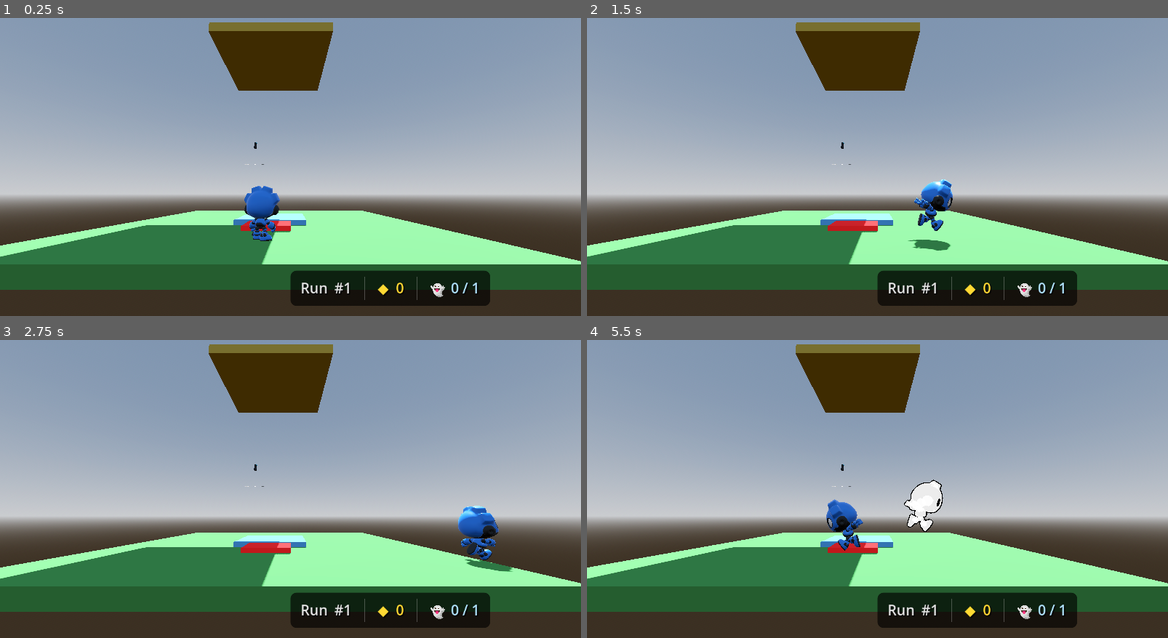
Above: before the commit, frames 1-4 (two rows, left to right).
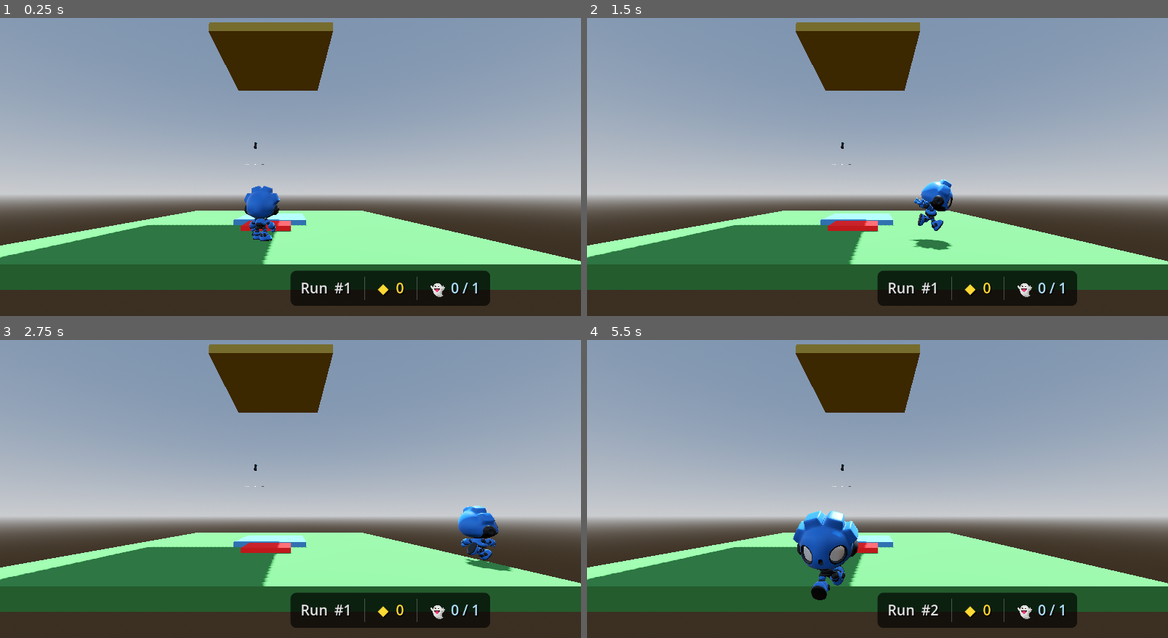
Above: after the commit, the same moments.

Repository: ZacharyEllison/rewind
Game: Godot game, scene res://scenes/main.tscn
The game is run twice, just before and just after one commit, with the same random seed, the same clock (stepped at 60 frames per second) and the same inputs.
Inputs (mouse positions are in pixels of both pictures, inside the frame that each line leads up to):
- Up to frame 1 (0.25 s): no input
- Up to frame 2 (1.5 s): tap Enter (ui_accept) at 0.5, 0.77, 1.07 s; move the mouse to (1005, 137) at 0.52 s; hold Right (ui_right) 0.53-1.25 s; tap 1 at 0.6 s; click (1005, 137) at 0.67 s; drag from (761, 169) to (848, 217) at 1.27 s
- Up to frame 3 (2.75 s): move the mouse to (348, 402) at 2.02 s; hold Right (ui_right) from 2.03 s (still down); tap 3 at 2.1 s
- Up to frame 4 (5.5 s): release Right (ui_right) at 2.75 s; drag from (848, 539) to (703, 426) at 2.77 s; move the mouse to (1051, 524) at 3.52 s; hold Left (ui_left) 3.53-4.25 s; tap 5 at 3.6 s; tap Enter (ui_accept) at 3.77, 4.07, 4.25 s; drag from (703, 426) to (790, 393) at 4.27 s; move the mouse to (906, 474) at 5.02 s; hold Down (ui_down) from 5.03 s (still down); tap 7 at 5.1 s; click (906, 474) at 5.17 s

The runs differ from the first frame. In frame 1, 0.2% of the frame differs, in the area x 0-53%, y 41-83%; in frame 2, 0.2%; in frame 3, 0.2%; in frame 4, 3.1%, in the area x 0-62%, y 41-93%.

Commit message:
Enhance GameManager and GhostRobot: add ghost playback signals, improve recording management, and streamline ghost interaction handling

Diff:
--- a/assets/scripts/_systems/GameManager.gd
+++ b/assets/scripts/_systems/GameManager.gd
@@ -12,6 +12,7 @@
 signal recording_stopped
 signal rewinding_started(position_count: int)
 signal rewind_completed
+signal ghost_playback_requested
 signal attempt_completed
 signal sand_crystal_collected(count: int)
 signal ghost_slots_changed(slots_used: int, slots_max: int)
@@ -54,19 +55,23 @@
 
 func _initialize_game() -> void:
 	current_attempt_count = 0
+	current_attempt_duration = 0.0
+	is_recording = false
+	is_rewinding = false
+	is_game_paused = false
 	sand_crystal_count = 0
 	max_ghost_slots = 1
 	past_runs.clear()
+	recorded_positions.clear()
+	recorded_animations.clear()
 	max_rewind_seconds = MAX_ATTEMPT_TIME * max_ghost_slots
 
 ## Recording functions
 func start_recording() -> void:
 	is_recording = true
+	is_rewinding = false
 	current_attempt_count += 1
-	current_attempt_duration = 0.0
-	_record_accumulator = 0.0
-	recorded_positions.clear()
-	recorded_animations.clear()
+	_clear_current_recording()
 
 	emit_signal("recording_started", current_attempt_count, MAX_ATTEMPT_TIME)
 	print("Recording started - Attempt #%d, Max time: %0.fs" % [
@@ -107,47 +112,37 @@
 	emit_signal("recording_stopped")
 
 func trigger_rewind() -> void:
-	# Guard: block if already rewinding (prevents double-trigger) or nothing to play back.
-	if is_rewinding or recorded_positions.is_empty():
-		print("ERROR: Cannot rewind - already rewinding or no positions recorded")
+	if recorded_positions.is_empty():
+		print("ERROR: Cannot rewind - no positions recorded")
 		return
 
-	is_recording = false
-	is_rewinding = true
-
-	# Save the current run into past_runs before starting playback.
-	var run := {
-		"positions": recorded_positions.duplicate(),
-		"animations": recorded_animations.duplicate()
-	}
-	past_runs.push_back(run)
-	# Trim to max_ghost_slots, dropping the oldest run first.
-	while past_runs.size() > max_ghost_slots:
-		past_runs.pop_front()
-
-	emit_signal("rewinding_started", recorded_positions.size())
-	print("Rewind triggered - Playback %d positions, %d ghost(s) active" % [
-		recorded_positions.size(), past_runs.size()
-	])
+	stop_recording()
+	_store_current_run()
+	_begin_next_attempt_with_ghosts()
+	print("Rewind triggered - Playback %d retained run(s), next live attempt started" % past_runs.size())
 
 func start_new_attempt() -> void:
-	is_rewinding = false
-	is_recording = false
-	current_attempt_duration = 0.0
-	_record_accumulator = 0.0
-	recorded_positions.clear()
-	recorded_animations.clear()
+	is_recording = false
+	is_rewinding = false
+	is_game_paused = false
+	_clear_current_recording()
 	past_runs.clear()
-	emit_signal("ghost_slots_changed", 0, max_ghost_slots)
 	_reset_robot_position()
 	emit_signal("new_attempt_started")
+	emit_signal("ghost_slots_changed", 0, max_ghost_slots)
+	emit_signal("ghost_playback_requested")
 	print("New attempt started")
 
 func retry_current_attempt() -> void:
 	is_recording = false
 	is_rewinding = false
 	is_game_paused = false
+	_clear_current_recording()
 	_reset_robot_position()
+	emit_signal("new_attempt_started")
+	emit_signal("ghost_slots_changed", past_runs.size(), max_ghost_slots)
+	emit_signal("ghost_playback_requested")
+	start_recording()
 	print("Current attempt retried")
 
 func _reset_robot_position() -> void:
@@ -178,8 +173,7 @@
 func is_rewinding_active() -> bool:
 	return is_rewinding
 
-## Called by main.gd (via ghost tracking) when all ghost playbacks finish.
-## Clears the rewinding flag and fires rewind_completed so listeners can react.
+## Compatibility shim for older UI/scripts that still listen for rewind_completed.
 func complete_rewind() -> void:
 	is_rewinding = false
 	emit_signal("rewind_completed")
@@ -242,3 +236,31 @@
 		if found:
 			return found
 	return null
+
+
+func _clear_current_recording() -> void:
+	current_attempt_duration = 0.0
+	_record_accumulator = 0.0
+	recorded_positions.clear()
+	recorded_animations.clear()
+
+
+func _store_current_run() -> void:
+	var run := {
+		"positions": recorded_positions.duplicate(),
+		"animations": recorded_animations.duplicate()
+	}
+	past_runs.push_back(run)
+	while past_runs.size() > max_ghost_slots:
+		past_runs.pop_front()
+
+
+func _begin_next_attempt_with_ghosts() -> void:
+	is_rewinding = false
+	is_game_paused = false
+	_clear_current_recording()
+	_reset_robot_position()
+	emit_signal("new_attempt_started")
+	emit_signal("ghost_slots_changed", past_runs.size(), max_ghost_slots)
+	emit_signal("ghost_playback_requested")
+	start_recording()
--- a/assets/scripts/_systems/GhostRobot.gd
+++ b/assets/scripts/_systems/GhostRobot.gd
@@ -21,6 +21,7 @@
 var _current_anim: String = ""
 var _last_position: Vector3 = Vector3.ZERO
 var _visual_root: Node3D
+var _interaction_area: Area3D
 
 
 func _ready() -> void:
@@ -29,6 +30,7 @@
 	_visual_root = get_node_or_null("robot_gobot") as Node3D
 	GhostAppearance.apply(self)
 	_setup_interaction_area()
+	_set_interaction_enabled(false)
 
 
 func start_playback(positions: Array[Vector3], animations: Array[String] = []) -> void:
@@ -41,6 +43,7 @@
 	_active = true
 	_current_anim = ""
 	visible = true
+	_set_interaction_enabled(true)
 	global_position = _positions[0]
 	_last_position = _positions[0]
 	if not _animations.is_empty():
@@ -50,8 +53,11 @@
 func stop_playback() -> void:
 	_active = false
 	visible = false
+	_elapsed = 0.0
+	_current_anim = ""
 	_positions.clear()
 	_animations.clear()
+	_set_interaction_enabled(false)
 
 
 func _physics_process(delta: float) -> void:
@@ -64,8 +70,7 @@
 	var target_index := int(_elapsed / SAMPLE_INTERVAL)
 
 	if target_index >= _positions.size():
-		stop_playback()
-		emit_signal("playback_finished")
+		_freeze_at_last_sample()
 		return
 
 	# Interpolate smoothly between the current and next sample
@@ -87,6 +92,18 @@
 	# Play the recorded animation for this frame index
 	if not _animations.is_empty() and target_index < _animations.size():
 		_play_anim(_animations[target_index])
+
+
+func _freeze_at_last_sample() -> void:
+	if _positions.is_empty():
+		stop_playback()
+		return
+	_active = false
+	_elapsed = float(_positions.size() - 1) * SAMPLE_INTERVAL
+	global_position = _positions[_positions.size() - 1]
+	_last_position = global_position
+	if not _animations.is_empty():
+		_play_anim(_animations[min(_positions.size() - 1, _animations.size() - 1)])
 
 
 func _play_anim(anim_name: String) -> void:
@@ -131,7 +148,14 @@
 ## Creates an Area3D child that moves with the ghost and can trigger pressure buttons.
 ## The area is in the "ghost_body" group so PressureButton can identify it.
 func _setup_interaction_area() -> void:
+	_interaction_area = get_node_or_null("GhostInteractionArea") as Area3D
+	if _interaction_area:
+		if not _interaction_area.is_in_group("ghost_body"):
+			_interaction_area.add_to_group("ghost_body")
+		return
+
 	var area := Area3D.new()
+	area.name = "GhostInteractionArea"
 	area.add_to_group("ghost_body")
 	var shape := CapsuleShape3D.new()
 	shape.radius = 0.25
@@ -141,3 +165,11 @@
 	col.position = Vector3(0, 0.45, 0)
 	area.add_child(col)
 	add_child(area)
+	_interaction_area = area
+
+
+func _set_interaction_enabled(enabled: bool) -> void:
+	if not _interaction_area:
+		return
+	_interaction_area.monitoring = enabled
+	_interaction_area.monitorable = enabled
--- a/assets/scripts/_systems/Hourglass.gd
+++ b/assets/scripts/_systems/Hourglass.gd
@@ -21,9 +21,8 @@
 	if not _game_manager:
 		return
 	if _game_manager.is_recording_active():
-		_game_manager.stop_recording()
 		_game_manager.trigger_rewind()
-	elif not _game_manager.is_rewinding_active():
+	else:
 		_game_manager.start_new_attempt()
 		_game_manager.start_recording()
 
--- a/assets/scripts/_systems/RobotCharacterController.gd
+++ b/assets/scripts/_systems/RobotCharacterController.gd
@@ -51,9 +51,6 @@
 		_resolve_xr_input()
 	_check_fall()
 	_check_rewind_trigger()
-	if game_manager and game_manager.is_rewinding_active():
-		move_and_slide()
-		return
 	if not is_on_floor():
 		velocity += _gravity * delta
 	_apply_horizontal_movement(delta)
@@ -73,10 +70,7 @@
 
 	if pressed and not _rewind_was_pressed:
 		if game_manager:
-			if game_manager.is_rewinding_active():
-				game_manager.complete_rewind()
-			elif game_manager.is_recording_active():
-				game_manager.stop_recording()
+			if game_manager.is_recording_active():
 				game_manager.trigger_rewind()
 			else:
 				game_manager.start_new_attempt()
@@ -96,10 +90,9 @@
 	global_position = spawn_position
 	if not game_manager:
 		return
-	if game_manager.is_recording_active():
-		game_manager.stop_recording()
-		game_manager.trigger_rewind()
-	elif not game_manager.is_rewinding_active():
+	if game_manager.has_method("retry_current_attempt"):
+		game_manager.retry_current_attempt()
+	elif not game_manager.is_recording_active():
 		game_manager.start_recording()
 
 
--- a/scenes/main.gd
+++ b/scenes/main.gd
@@ -8,9 +8,9 @@
 ## Pool of ghost nodes, one per available ghost slot. Index 0 is always $GhostRobot.
 var _ghost_pool: Array[Node] = []
 
-## Tracks how many ghosts are currently playing back; when this reaches 0,
-## rewind is considered complete.
-var _ghosts_playing: int = 0
+## Clean duplicate source captured before any playback starts, so new slots do
+## not inherit live playback state from an active ghost.
+var _ghost_template: Node = null
 
 ## Currently loaded level scene instance.
 var _current_level_scene: Node = null
@@ -18,89 +18,61 @@
 func _ready() -> void:
 	var game_manager := $GameManager
 	var robot := $RobotCharacter
+	var base_ghost := $GhostRobot
 
 	game_manager.set_robot(robot)
+	_ghost_pool = [base_ghost]
+	_ghost_template = base_ghost.duplicate()
 
 	# Load the starting level.
 	_load_level(game_manager.current_level)
 	game_manager.level_changed.connect(_on_level_changed)
 
-	# Build the initial ghost pool (1 slot: the existing $GhostRobot).
-	_rebuild_ghost_pool()
-
-	# When a new crystal is collected, expand the pool by one ghost.
-	game_manager.sand_crystal_collected.connect(func(_count):
-		_rebuild_ghost_pool()
-	)
-
-	# When a rewind is triggered, start playback on every ghost that has a run.
-	game_manager.rewinding_started.connect(func(_position_count):
-		_ghosts_playing = 0
-		for i in range(game_manager.past_runs.size()):
-			if i >= _ghost_pool.size():
-				break
-			var run = game_manager.past_runs[i]
-			_ghost_pool[i].start_playback(run["positions"], run["animations"])
-			_ghosts_playing += 1
-	)
-
-	# When all ghosts finish, mark rewind complete in GameManager.
-	# complete_rewind() clears is_rewinding and emits rewind_completed internally.
-	# Individual ghost connections are set up inside _rebuild_ghost_pool().
-
-	# Stop all ghosts when rewind is cancelled or a new attempt starts.
-	game_manager.rewind_completed.connect(func():
-		for ghost in _ghost_pool:
-			ghost.stop_playback()
-	)
+	_ensure_ghost_pool_size(game_manager.max_ghost_slots)
+	game_manager.ghost_slots_changed.connect(_on_ghost_slots_changed)
+	game_manager.ghost_playback_requested.connect(_on_ghost_playback_requested)
 
 	_setup_xr_or_fallback()
 
 
-## Rebuilds the ghost pool to match game_manager.max_ghost_slots.
-## Slot 0 is always the original $GhostRobot node; additional slots are
-## duplicates appended as children of this scene root.
-func _rebuild_ghost_pool() -> void:
-	var game_manager := $GameManager
-	var base_ghost := $GhostRobot
-
-	# Stop and disconnect any ghosts beyond the base node before clearing.
-	for i in range(1, _ghost_pool.size()):
-		var old_ghost: Node = _ghost_pool[i]
-		if old_ghost.has_signal("playback_finished"):
-			# Disconnect all connections from this ghost's playback_finished to _on_ghost_playback_finished.
-			if old_ghost.playback_finished.is_connected(_on_ghost_playback_finished):
-				old_ghost.playback_finished.disconnect(_on_ghost_playback_finished)
+## Grows or shrinks the reusable ghost pool to match the currently unlocked
+## slot count without restarting any ghosts already in motion.
+func _ensure_ghost_pool_size(desired_size: int) -> void:
+	var target_size := maxi(desired_size, 1)
+	var previous_size := _ghost_pool.size()
+	while _ghost_pool.size() < target_size:
+		var new_ghost: Node = _ghost_template.duplicate()
+		add_child(new_ghost)
+		_ghost_pool.append(new_ghost)
+	while _ghost_pool.size() > target_size and _ghost_pool.size() > 1:
+		var old_ghost := _ghost_pool.pop_back()
 		old_ghost.stop_playback()
 		old_ghost.queue_free()
-
-	_ghost_pool.clear()
-
-	# Disconnect base ghost's signal before re-connecting to avoid duplicates.
-	if base_ghost.playback_finished.is_connected(_on_ghost_playback_finished):
-		base_ghost.playback_finished.disconnect(_on_ghost_playback_finished)
-
-	# Slot 0: the original scene ghost.
-	base_ghost.playback_finished.connect(_on_ghost_playback_finished)
-	_ghost_pool.append(base_ghost)
-
-	# Slots 1..max_ghost_slots-1: duplicates added as siblings of the base ghost.
-	for _i in range(1, game_manager.max_ghost_slots):
-		var new_ghost: Node = base_ghost.duplicate()
-		add_child(new_ghost)
-		new_ghost.playback_finished.connect(_on_ghost_playback_finished)
-		_ghost_pool.append(new_ghost)
-
-	print("Ghost pool rebuilt - %d slot(s)" % _ghost_pool.size())
+	if _ghost_pool.size() != previous_size:
+		print("Ghost pool ready - %d slot(s)" % _ghost_pool.size())
 
 
-## Called whenever any ghost finishes its playback.
-## When all active ghosts are done, signals GameManager that the rewind is complete.
-func _on_ghost_playback_finished() -> void:
-	_ghosts_playing -= 1
-	if _ghosts_playing <= 0:
-		_ghosts_playing = 0
-		$GameManager.complete_rewind()
+func _stop_all_ghosts() -> void:
+	for ghost in _ghost_pool:
+		ghost.stop_playback()
+
+
+func _on_ghost_slots_changed(_used: int, max_slots: int) -> void:
+	_ensure_ghost_pool_size(max_slots)
+
+
+func _on_ghost_playback_requested() -> void:
+	var game_manager := $GameManager
+	_ensure_ghost_pool_size(game_manager.max_ghost_slots)
+	_stop_all_ghosts()
+
+	for i in range(mini(game_manager.past_runs.size(), _ghost_pool.size())):
+		var run: Dictionary = game_manager.past_runs[i]
+		var positions: Array[Vector3] = []
+		var animations: Array[String] = []
+		positions.assign(run.get("positions", []))
+		animations.assign(run.get("animations", []))
+		_ghost_pool[i].start_playback(positions, animations)
 
 
 func _setup_xr_or_fallback() -> void:
@@ -166,6 +138,7 @@
 
 ## Called when GameManager emits level_changed; transitions to the new level.
 func _on_level_changed(level_id: int) -> void:
+	_stop_all_ghosts()
 	_load_level(level_id)
 	var game_manager := $GameManager
 	game_manager.start_new_attempt()
